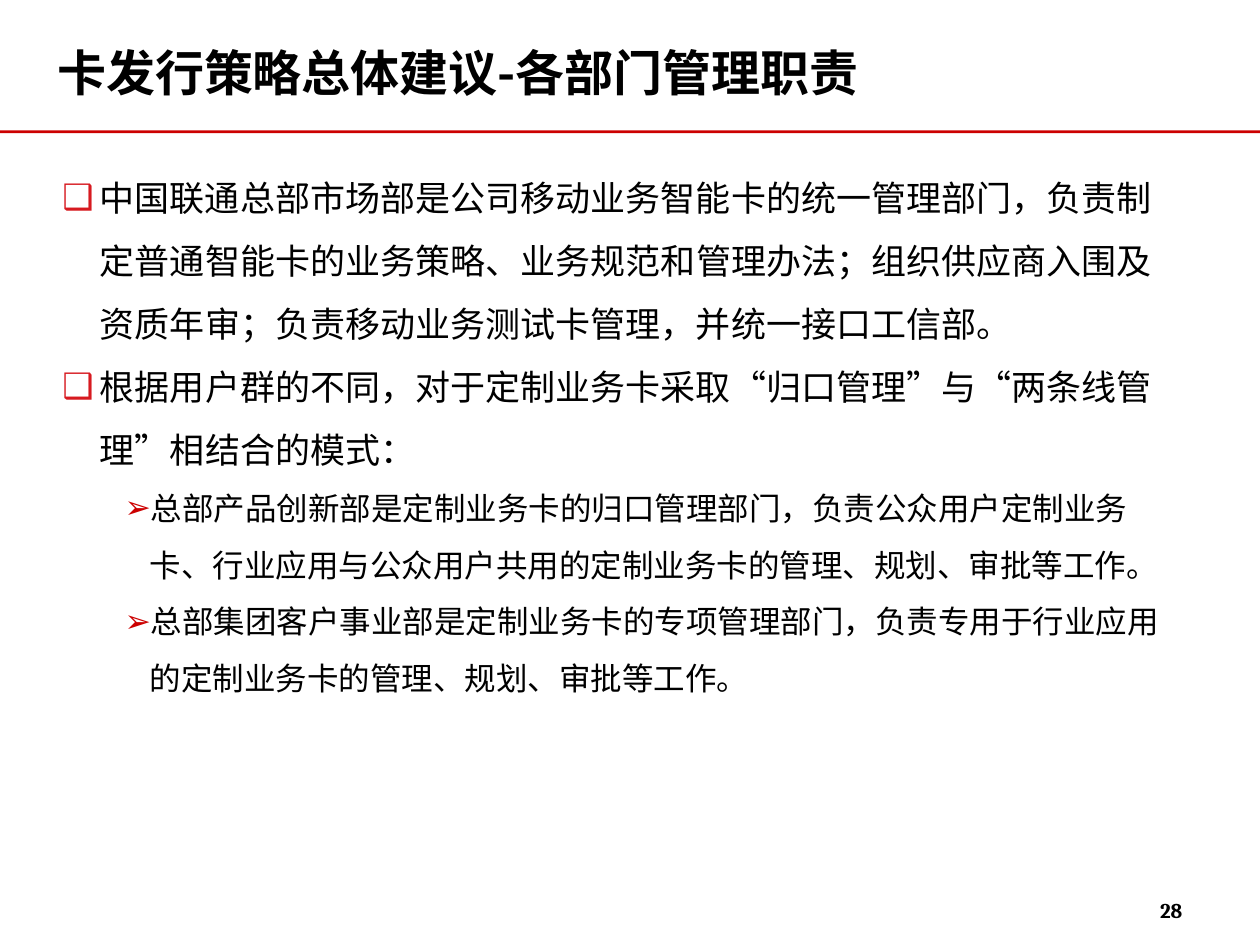
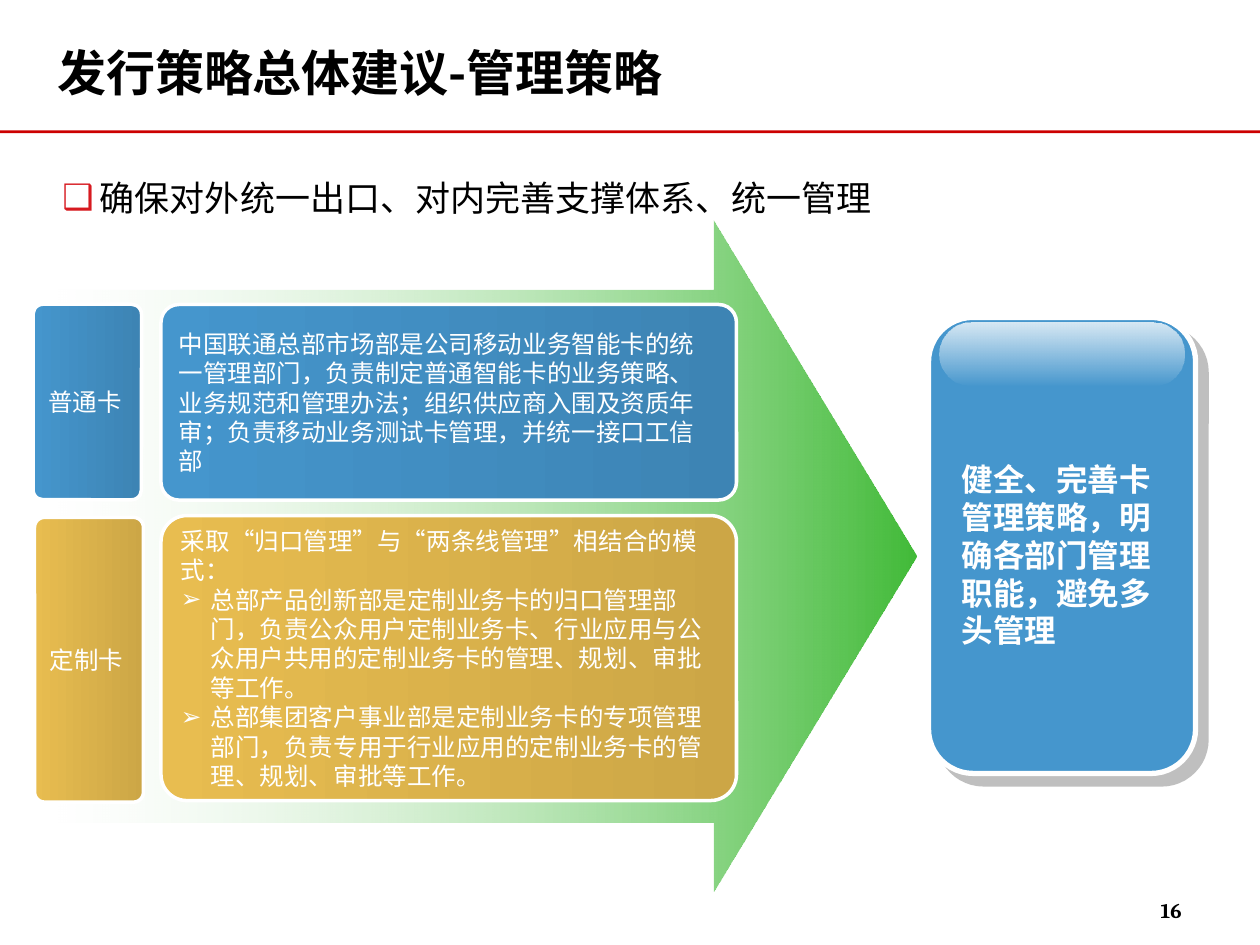
Before and after one commit to momo1101/unicardsrch, a slide deck: slide 16 of 软课题文本/软课题-中国联通电信卡业务及策略研究.ppt (slide 28 before the commit). Drawn at 1260x945 pixels with LibreOffice and Linux fonts; fonts in the diff are those of the drawing; background and template pictures are left out. Boxes give left, top, right and bottom in pixels: in the first picture for what was removed or moved away, otherwise in the second. Text is boxed around its words. In the diff, an @@ line names an element or a change of style, - is before the commit and + after.

```diff
--- a/软课题文本/软课题-中国联通电信卡业务及策略研究.ppt
+++ b/软课题文本/软课题-中国联通电信卡业务及策略研究.ppt
@@ title at <box>57,49,662,96</box>: text changed @@
-卡发行策略总体建议-各部门管理职责
+发行策略总体建议-管理策略
@@ text removed at <box>100,181,1159,693</box> @@
-❑ 中国联通总部市场部是公司移动业务智能卡的统一管理部门，负责制定普通智能卡的业务策略、业务规范和管理办法；组织供应商入围及资质年审；负责移动业务测试卡管理，并统一接口工信部。
-❑ 根据用户群的不同，对于定制业务卡采取“归口管理”与“两条线管理”相结合的模式：
-  ➢ 总部产品创新部是定制业务卡的归口管理部门，负责公众用户定制业务卡、行业应用与公众用户共用的定制业务卡的管理、规划、审批等工作。
-  ➢ 总部集团客户事业部是定制业务卡的专项管理部门，负责专用于行业应用的定制业务卡的管理、规划、审批等工作。
@@ text added at <box>100,181,871,214</box>, 20 pt, text #000000 @@
+❑ 确保对外统一出口、对内完善支撑体系、统一管理
@@ right arrow added at <box>58,220,916,892</box>, fill gradient #FFFFFF to #42BB39 @@
@@ freeform shape added at <box>33,304,141,499</box>, fill gradient #4596CD to #3D84B4, outline #FFFFFF 2.01 pt, 14 pt, text #FFFFFF @@
+普通卡
@@ rounded rectangle added at <box>161,305,737,500</box>, fill gradient #4596CD to #3D84B4, outline #FFFFFF 2.01 pt, 14 pt, text #FFFFFF @@
+中国联通总部市场部是公司移动业务智能卡的统一管理部门，负责制定普通智能卡的业务策略、业务规范和管理办法；组织供应商入围及资质年审；负责移动业务测试卡管理，并统一接口工信部
@@ freeform shape added at <box>929,318,1196,774</box>, fill #4596CD, outline #FFFFFF 3 pt @@
@@ rounded rectangle added at <box>940,323,1184,386</box>, fill gradient #FFFFFF @@
@@ text added at <box>962,464,1151,645</box>, 18 pt, text #FFFFFF, bold @@
+健全、完善卡管理策略，明确各部门管理职能，避免多头管理
@@ freeform shape added at <box>34,518,142,803</box>, fill gradient #E8BD50 to #CCA646, outline #FFFFFF 2.01 pt, 14 pt, text #FFFFFF @@
+定制卡
@@ rounded rectangle added at <box>161,515,737,800</box>, fill gradient #E8BD50 to #CCA646, outline #FFFFFF 2.01 pt, 14 pt, text #FFFFFF @@
+采取“归口管理”与“两条线管理”相结合的模式：
+➢ 总部产品创新部是定制业务卡的归口管理部门，负责公众用户定制业务卡、行业应用与公众用户共用的定制业务卡的管理、规划、审批等工作。
+➢ 总部集团客户事业部是定制业务卡的专项管理部门，负责专用于行业应用的定制业务卡的管理、规划、审批等工作。
@@ page number at <box>1161,904,1182,918</box>: text changed @@
-28
+16
```
Also in this commit, not shown: 21 other slides changed, 2 slides added, 15 slides removed.
